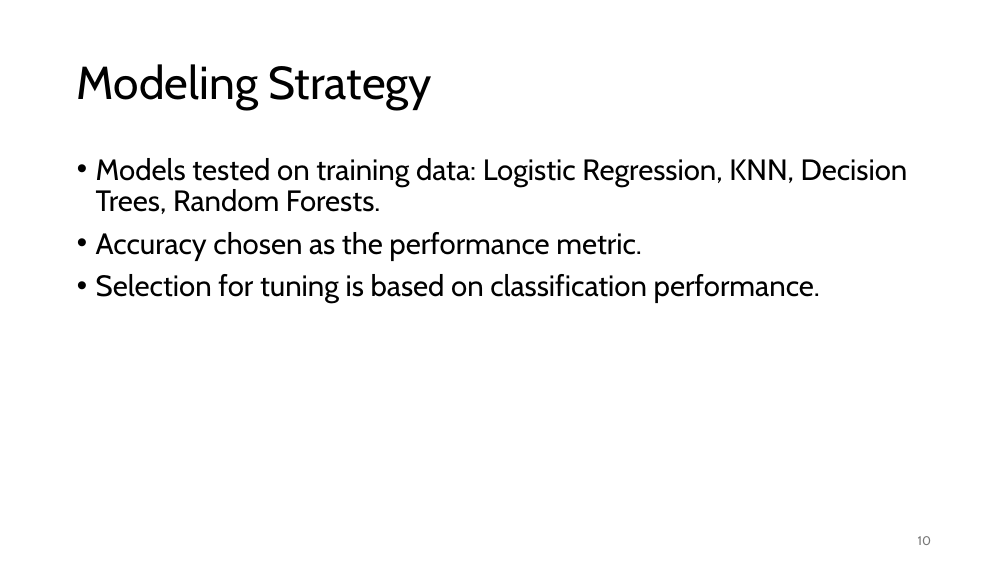
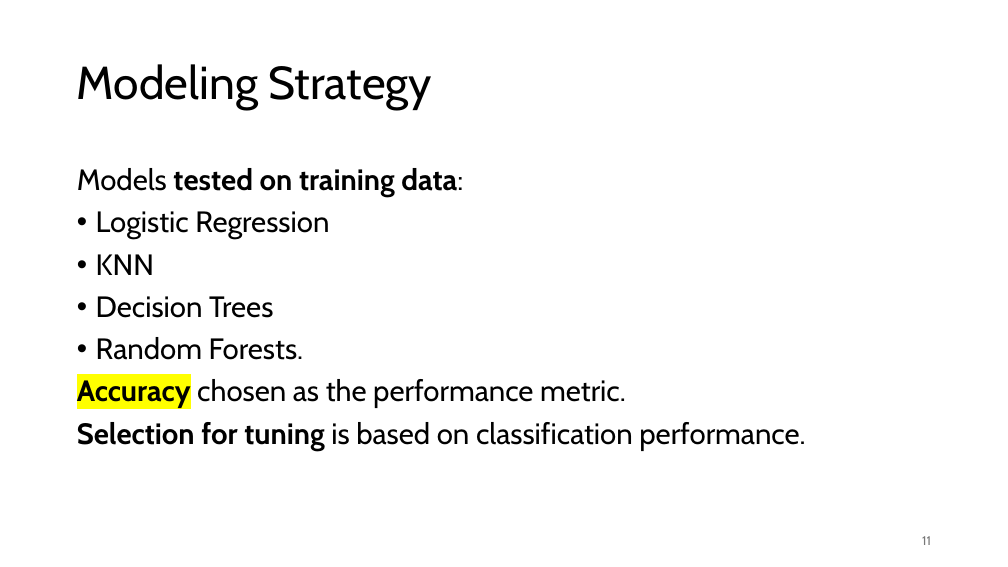
Before and after one commit to mzfauzi89/Capstone-Project, a slide deck: slide 11 of CP_Online Shopper Purchase Prediction.pptx (slide 10 before the commit). Drawn at 1008x567 pixels with LibreOffice and Linux fonts; fonts in the diff are those of the drawing; background and template pictures are left out. Boxes give left, top, right and bottom in pixels: in the first picture for what was removed or moved away, otherwise in the second. Text is boxed around its words. In the diff, an @@ line names an element or a change of style, - is before the commit and + after.

```diff
--- a/CP_Online Shopper Purchase Prediction.pptx
+++ b/CP_Online Shopper Purchase Prediction.pptx
@@ text "Models tested on training data:": place and size @@
-text "Models tested on training data:" at [96,158,908,303]
+text "Models tested on training data:" at [77,168,805,451]
@@ text at [77,168,463,360]: text changed @@
-• Models tested on training data: Logistic Regression, KNN, Decision Trees, Random Forests.
+Models tested on training data:
+• Logistic Regression
+• KNN
+• Decision Trees
+• Random Forests.
@@ text at [77,379,805,451]: highlight none to #FFFF00 in "Accuracy"; bold on in "Accuracy", "Selection for tuning"; bullet • to none @@
@@ page number at [922,536,931,545]: text changed @@
-10
+11
```
Also in this commit, not shown: 9 other slides changed, 5 slides added, 5 slides removed.
